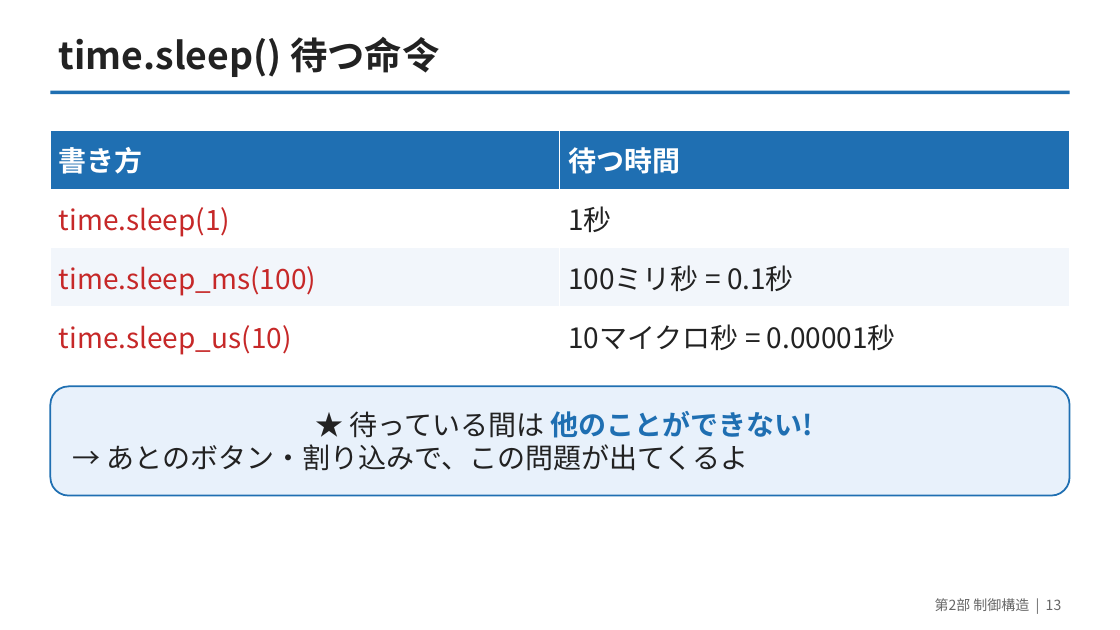
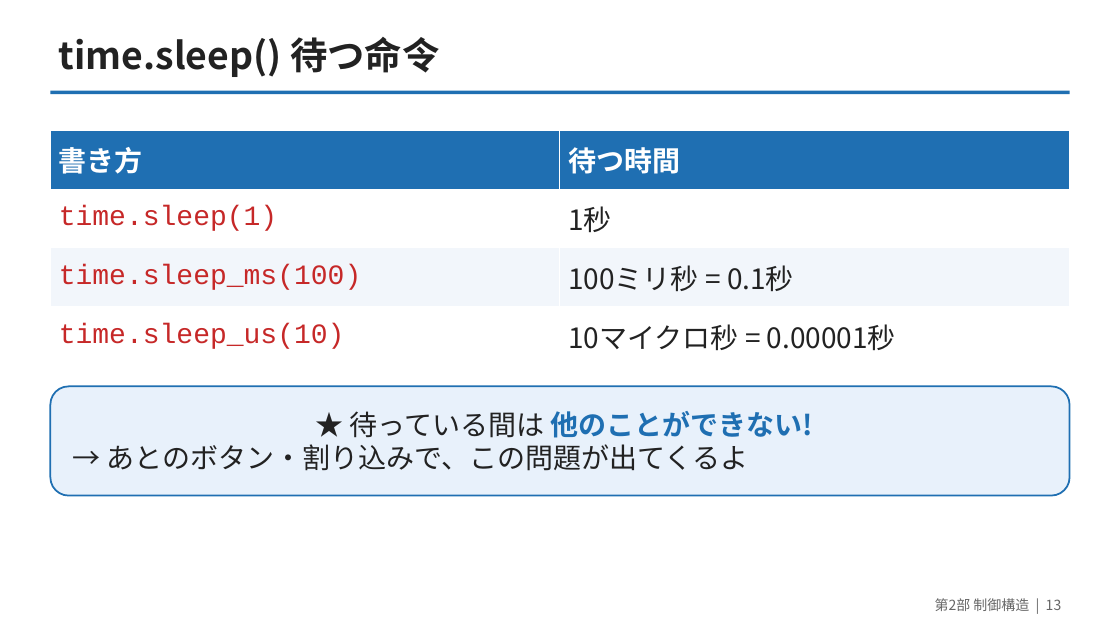
Before and after one commit to yuracode/isiot, a slide deck: slide 13 of slides/pico_sensor_intro.pptx. Drawn at 1120x630 pixels with LibreOffice and Linux fonts; fonts in the diff are those of the drawing. Boxes give left, top, right and bottom in pixels: in the first picture for what was removed or moved away, otherwise in the second. Text is boxed around its words. In the diff, an @@ line names an element or a change of style, - is before the commit and + after.

```diff
--- a/slides/pico_sensor_intro.pptx
+++ b/slides/pico_sensor_intro.pptx
@@ table at (50,130,1070,365) @@
@@ font Noto Sans CJK JP to Courier New in "time.sleep(1)", "time.sleep_ms(100)", "time.sleep_us(10)" @@
```
Also in this commit, not shown: 36 other slides changed, 2 other files.
